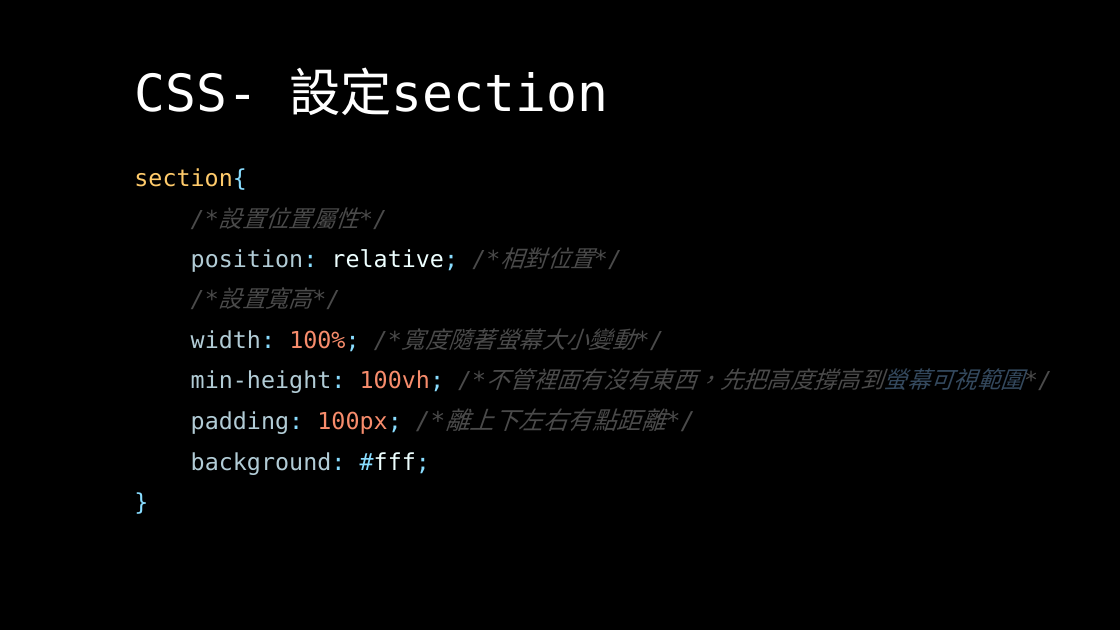
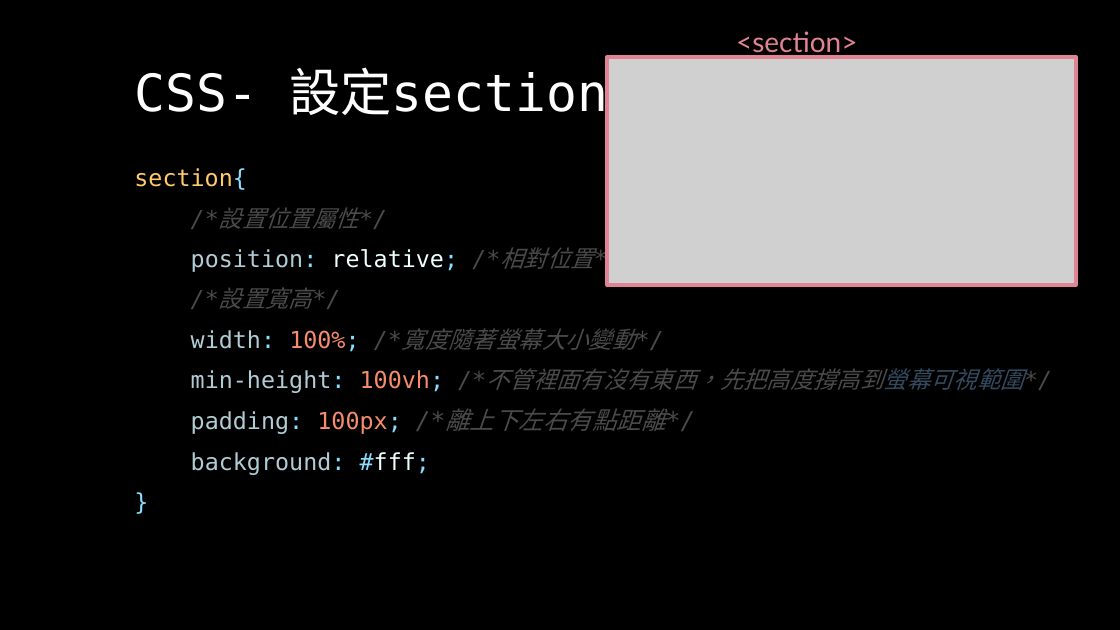
Before and after one commit to Alicexdcw/FrontEndTutorial, a slide deck: slide 13 of HTML & CSS & Javascript - starbuck.pptx. Drawn at 1120x630 pixels with LibreOffice and Linux fonts; fonts in the diff are those of the drawing; grey boxes stand for pictures. Boxes give left, top, right and bottom in pixels: in the first picture for what was removed or moved away, otherwise in the second. Text is boxed around its words. In the diff, an @@ line names an element or a change of style, - is before the commit and + after.

```diff
--- a/HTML & CSS & Javascript - starbuck.pptx
+++ b/HTML & CSS & Javascript - starbuck.pptx
@@ picture added at [607,57,1076,285] @@
@@ rectangle added at [607,57,1076,285], outline #E28394 3 pt @@
@@ text added at [736,31,858,58], 24 pt, text #E28394 @@
+<section>
```
Also in this commit, not shown: 6 other slides changed, 1 slide added, 1 slide removed, 11 other files.
